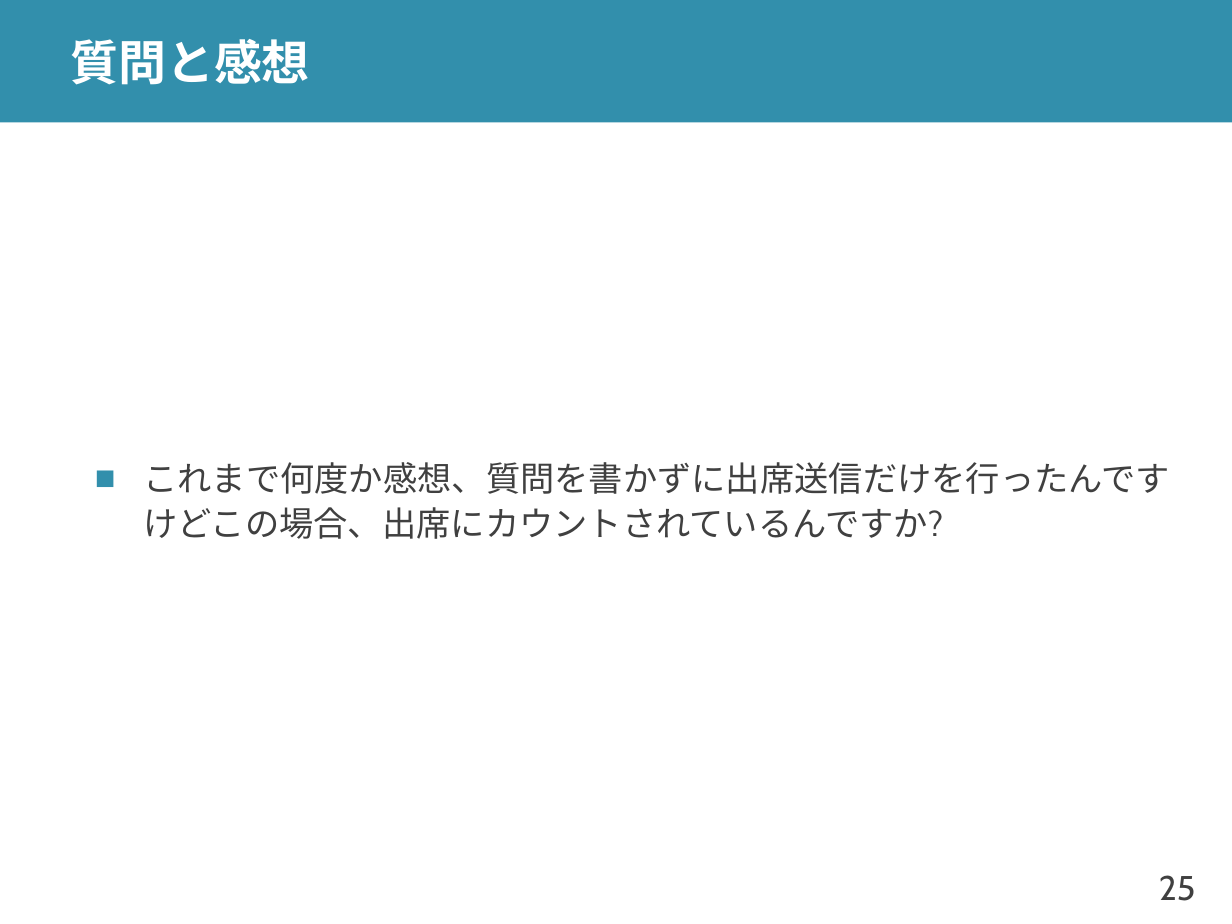
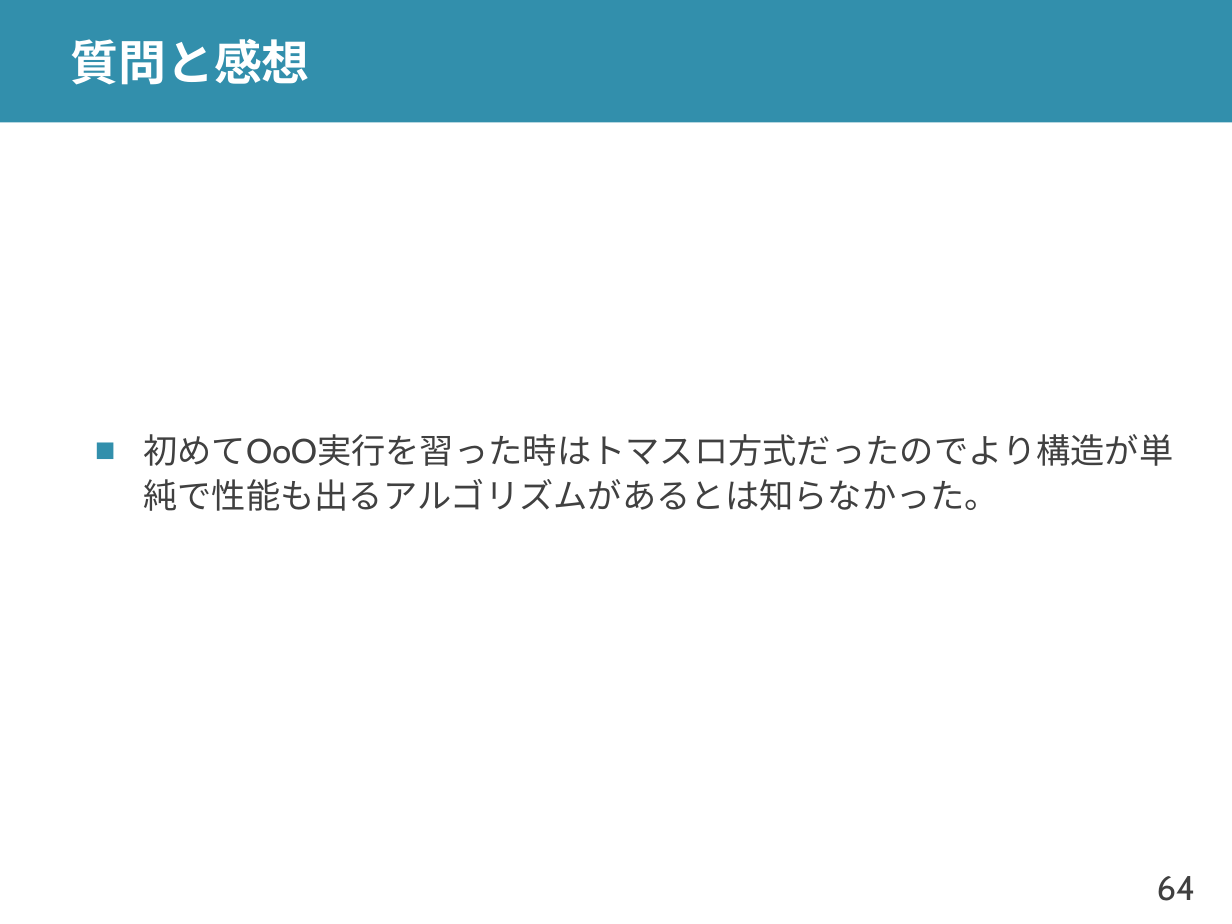
Before and after one commit to shioyadan/advanced-computer-organization, a slide deck: slide 64 of aco-shioya-10.pptx (slide 25 before the commit). Drawn at 1232x924 pixels with LibreOffice and Linux fonts; fonts in the diff are those of the drawing. Boxes give left, top, right and bottom in pixels: in the first picture for what was removed or moved away, otherwise in the second. Text is boxed around its words. In the diff, an @@ line names an element or a change of style, - is before the commit and + after.

```diff
--- a/aco-shioya-10.pptx
+++ b/aco-shioya-10.pptx
@@ text at (143,434,1173,511): text changed @@
-■ これまで何度か感想、質問を書かずに出席送信だけを行ったんですけどこの場合、出席にカウントされているんですか?
+■ 初めてOoO実行を習った時はトマスロ方式だったのでより構造が単純で性能も出るアルゴリズムがあるとは知らなかった。
@@ page number at (1157,876,1196,901): text changed @@
-25
+64
```
Also in this commit, not shown: 17 other slides changed, 2 slides added, 14 slides removed, 1 other file.
